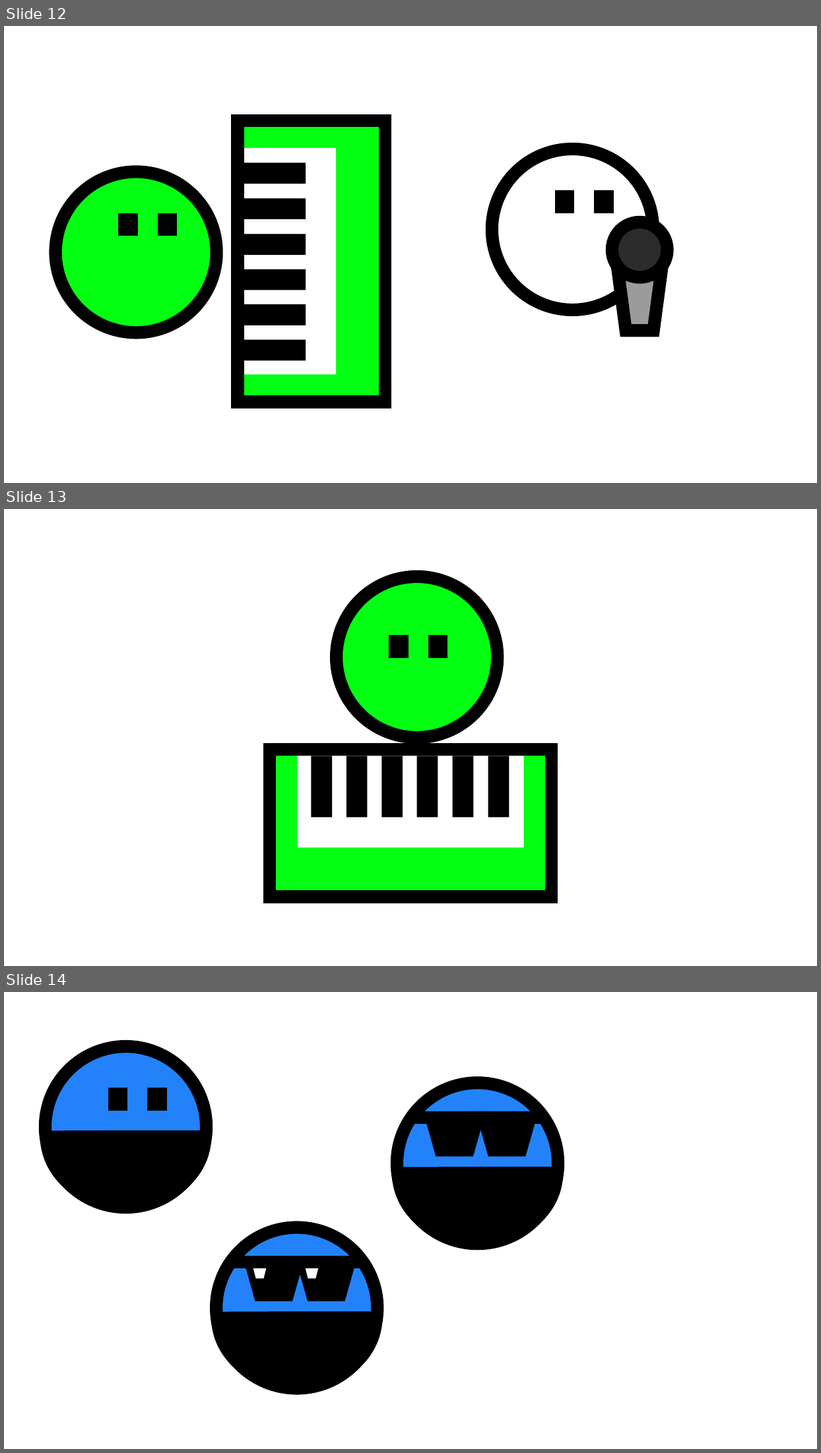
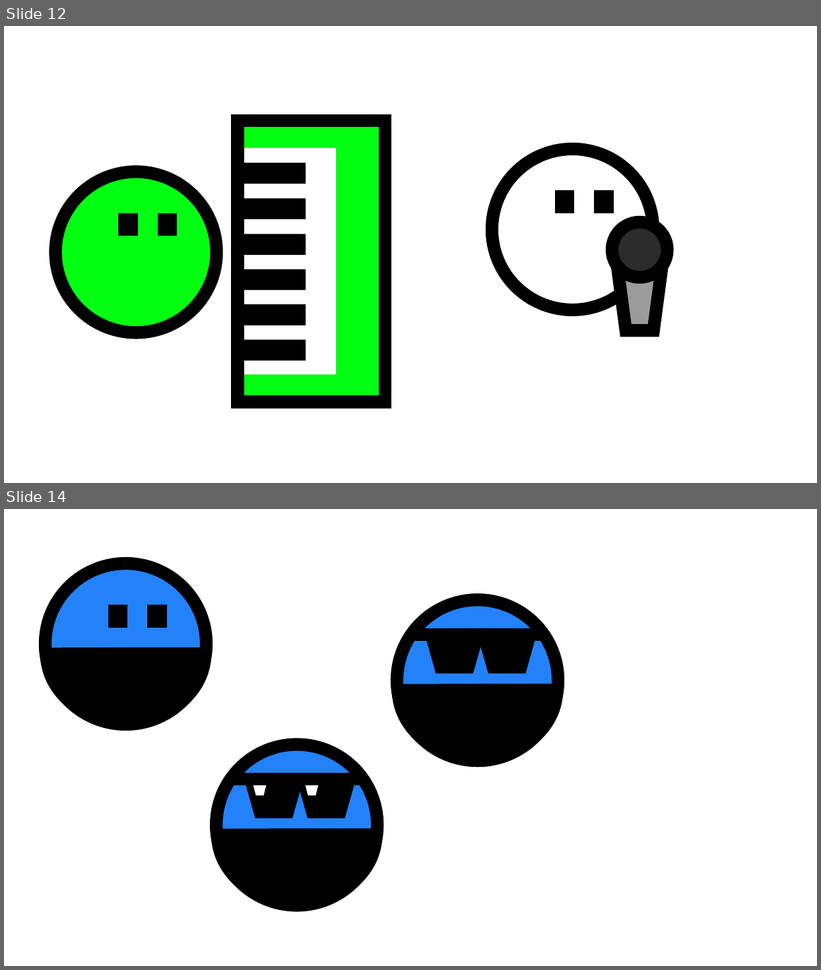
Before and after one commit to JoqTheJJ/IC-8048-Simulador_Virus, a slide deck: Documentacion/Creacion Sprites/Sprites.pptx. Shown one above the other, each under a label of ours: slides 12, 13 and 14 before the commit, slides 12 and 14 after it; the slides between them are not shown. The pictures are 821x1453 and 821x970 pixels, drawn with LibreOffice and Linux fonts; fonts in the diff are those of the drawing. Boxes give left, top, right and bottom in pixels: in the first picture for what was removed or moved away, otherwise in the second. Text is boxed around its words. In the diff, an @@ line names an element or a change of style, - is before the commit and + after.

```diff
--- a/Documentacion/Creacion Sprites/Sprites.pptx
+++ b/Documentacion/Creacion Sprites/Sprites.pptx
@@ slide 13 removed at <box>4,509,817,966</box>, background #FFFFFF @@
@@ ellipse removed at <box>337,577,498,738</box> @@
@@ rectangle removed at <box>395,642,403,652</box> @@
@@ rectangle removed at <box>435,642,442,652</box> @@
@@ group removed at <box>270,749,552,897</box>: 8 rectangles @@
```
Also in this commit, not shown: 1 slide added, 1 other file.
